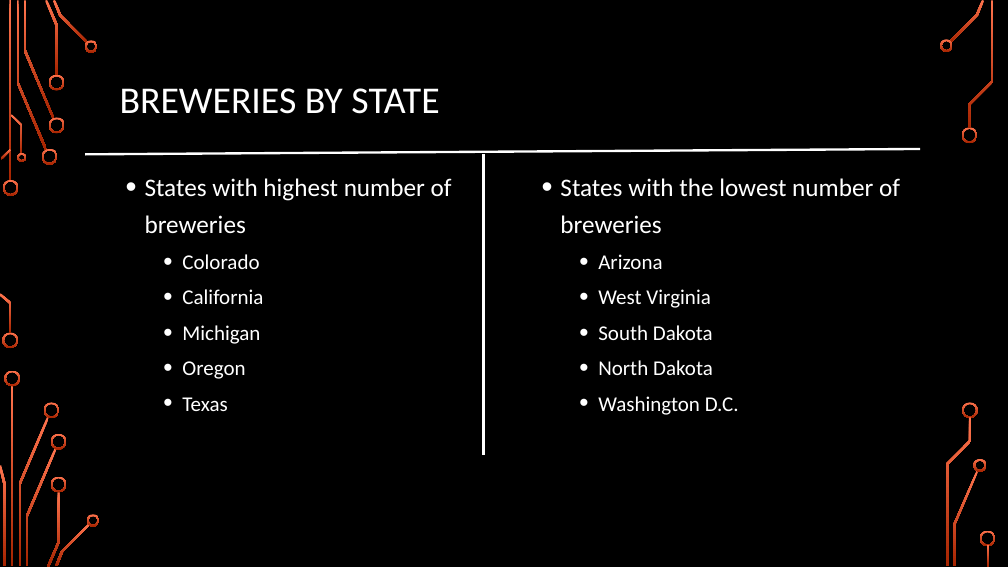
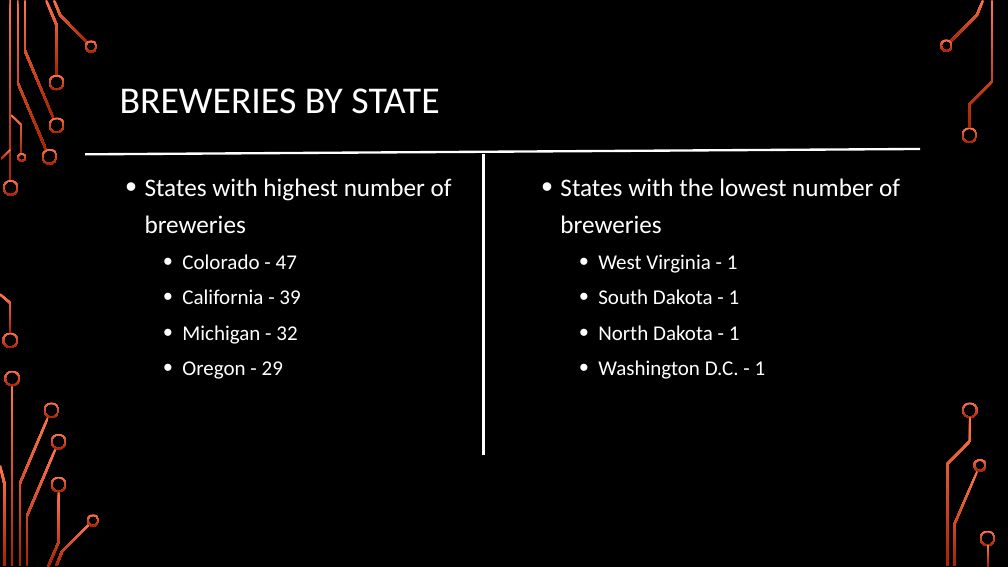
Before and after one commit to arron71/CaseStudy1, a slide deck: slide 2 of CaseStudy1 Presentation.pptx. Drawn at 1008x567 pixels with LibreOffice and Linux fonts; fonts in the diff are those of the drawing; background and template pictures are left out. Boxes give left, top, right and bottom in pixels: in the first picture for what was removed or moved away, otherwise in the second. Text is boxed around its words. In the diff, an @@ line names an element or a change of style, - is before the commit and + after.

Commit message:
Update CaseStudy1 Presentation.pptx
Removed Arizona and Texas from the number of breweries slide

```diff
--- a/CaseStudy1 Presentation.pptx
+++ b/CaseStudy1 Presentation.pptx
@@ text at (182,254,300,379): text changed @@
-  • Colorado
-  • California
-  • Michigan
-  • Oregon
-  • Texas
+  • Colorado - 47
+  • California - 39
+  • Michigan - 32
+  • Oregon - 29
@@ text at (598,254,766,379): text changed @@
-  • Arizona
-  • West Virginia
-  • South Dakota
-  • North Dakota
-  • Washington D.C.
+  • West Virginia - 1
+  • South Dakota - 1
+  • North Dakota - 1
+  • Washington D.C. - 1
```
Also in this commit, not shown: 1 other slide changed.
